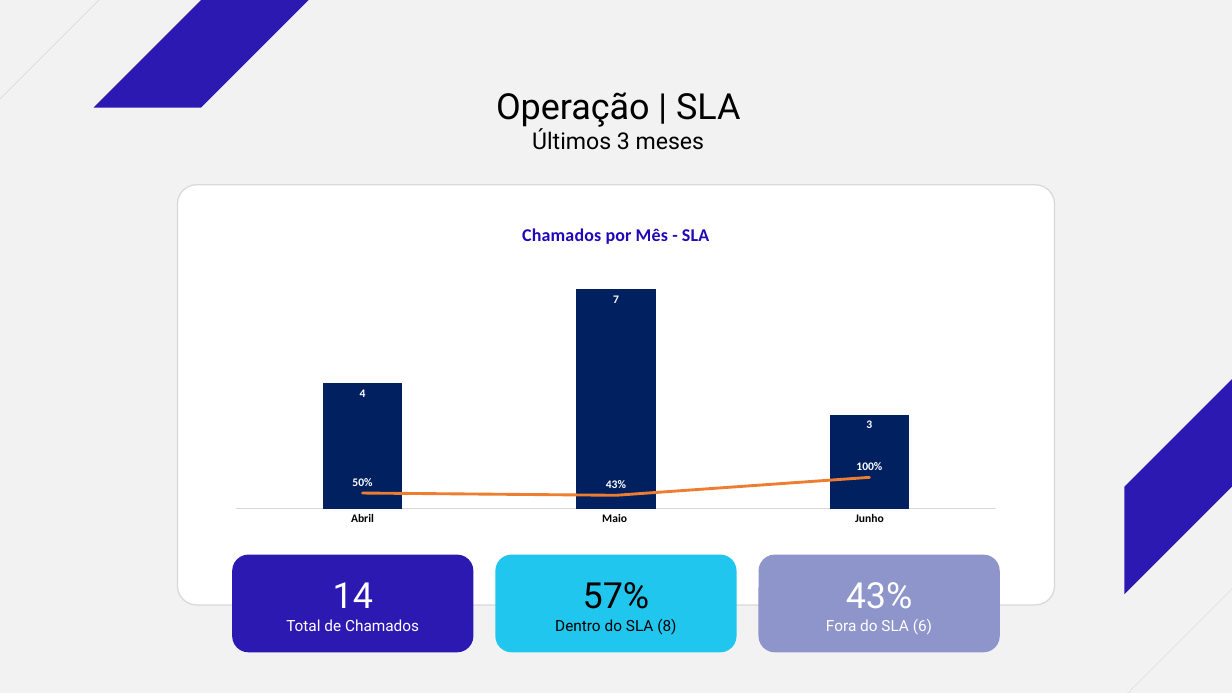
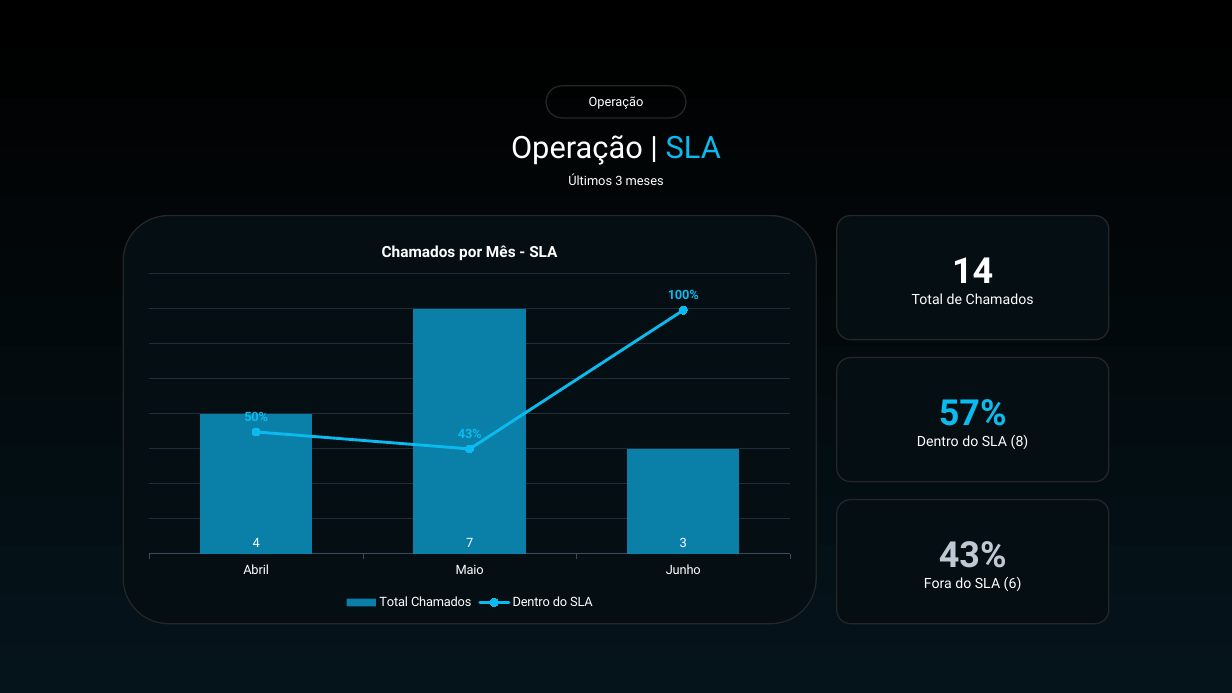
Before and after one commit to lluisaps/geracao-pptx, a slide deck: slide 5 of template.pptx. Drawn at 1232x693 pixels with LibreOffice and Linux fonts; fonts in the diff are those of the drawing. Boxes give left, top, right and bottom in pixels: in the first picture for what was removed or moved away, otherwise in the second. Text is boxed around its words. In the diff, an @@ line names an element or a change of style, - is before the commit and + after.

```diff
--- a/template.pptx
+++ b/template.pptx
@@ background #F2F2F2 to gradient #000000 to #05141B @@
@@ freeform shape removed at bbox=[0, 0, 99, 108] @@
@@ freeform shape removed at bbox=[93, 0, 309, 108] @@
@@ rounded rectangle added at bbox=[546, 86, 686, 118], outline #262626 1 pt, 10 pt, text #FFFFFF @@
+Operação
@@ text at bbox=[496, 92, 740, 127]: paragraph removed @@
-Operação | SLA
@@ text added at bbox=[511, 135, 721, 165], 24 pt, text #FFFFFF @@
+Operação | SLA
@@ text "Últimos 3 meses": place and size @@
-text "Últimos 3 meses" at bbox=[496, 92, 740, 150]
+text "Últimos 3 meses" at bbox=[568, 174, 664, 185]
@@ text "Últimos 3 meses" at bbox=[568, 174, 664, 185]: size 18 to 10 pt, text colour #000000 to #FFFFFF @@
@@ rounded rectangle: place and size @@
-rounded rectangle at bbox=[177, 185, 1055, 605]
+rounded rectangle at bbox=[123, 215, 816, 624]
@@ rounded rectangle at bbox=[123, 215, 816, 624]: fill #FFFFFF to #040E13; outline #D9D9D9 1 pt to #262626 1 pt; proportions changed @@
@@ column chart at bbox=[136, 226, 803, 613] @@
@@ title "Chamados por Mês - SLA " to "Chamados por Mês - SLA" @@
-categories: Abril, Maio , Junho
+categories: Abril, Maio, Junho
-Series 1: 4, 7, 3
+Total Chamados: 4, 7, 3
@@ colour of Total Chamados #002060 to #0A7FA8 @@
@@ data labels of Total Chamados changed @@
-Series 2: 0.5, 0.43, 1
+Dentro do SLA: 0.5, 0.43, 1
@@ colour of Dentro do SLA #ED7D31 to #0BBBEF @@
@@ data labels of Dentro do SLA changed @@
@@ legend changed @@
@@ category axis changed @@
@@ value axis changed @@
@@ second value axis changed @@
@@ bar spacing changed @@
@@ lettering changed @@
@@ column chart: place and size @@
-column chart at bbox=[220, 209, 1012, 532]
+column chart at bbox=[136, 226, 803, 613]
@@ text "14": place and size @@
-text "14" at bbox=[232, 555, 473, 653]
+text "14" at bbox=[912, 293, 1034, 304]
@@ text "14" at bbox=[912, 293, 1034, 304]: bold on in "14"; size 12 to 11 pt in "Total de Chamados"; fill #2C19B2 to none @@
@@ rounded rectangle added at bbox=[837, 215, 1109, 339], fill #040E13, outline #262626 1 pt @@
@@ text "57%": place and size @@
-text "57%" at bbox=[495, 555, 737, 653]
+text "57%" at bbox=[917, 399, 1029, 449]
@@ text "57%" at bbox=[917, 399, 1029, 449]: text colour #000000 to #0BBBEF, bold on in "57%"; size 12 to 11 pt, text colour #000000 to #FFFFFF in "Dentro do SLA (8)"; fill #20C6ED to none @@
@@ rounded rectangle added at bbox=[837, 358, 1109, 482], fill #040E13, outline #262626 1 pt @@
@@ freeform shape removed at bbox=[1125, 379, 1232, 594] @@
@@ text "43%": place and size @@
-text "43%" at bbox=[759, 555, 1000, 653]
+text "43%" at bbox=[924, 541, 1022, 591]
@@ text "43%" at bbox=[924, 541, 1022, 591]: text colour #FFFFFF to #BFC9D3, bold on in "43%"; size 12 to 11 pt in "Fora do SLA (6)"; fill #8E95CA to none @@
@@ rounded rectangle added at bbox=[837, 500, 1109, 624], fill #040E13, outline #262626 1 pt @@
@@ freeform shape removed at bbox=[1125, 589, 1232, 693] @@
```
Also in this commit, not shown: 3 other slides changed, 4 slides added, 4 slides removed, 5 other files.
